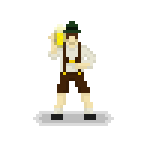
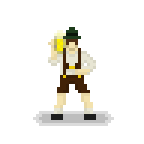
Revision of a layered 144 × 144 image; what changed, layer by layer:
showed "Layer 1 copy 2", painted on it over [48, 27, 96, 90]
hid "Layer 1", painted on it over [48, 21, 96, 90]
